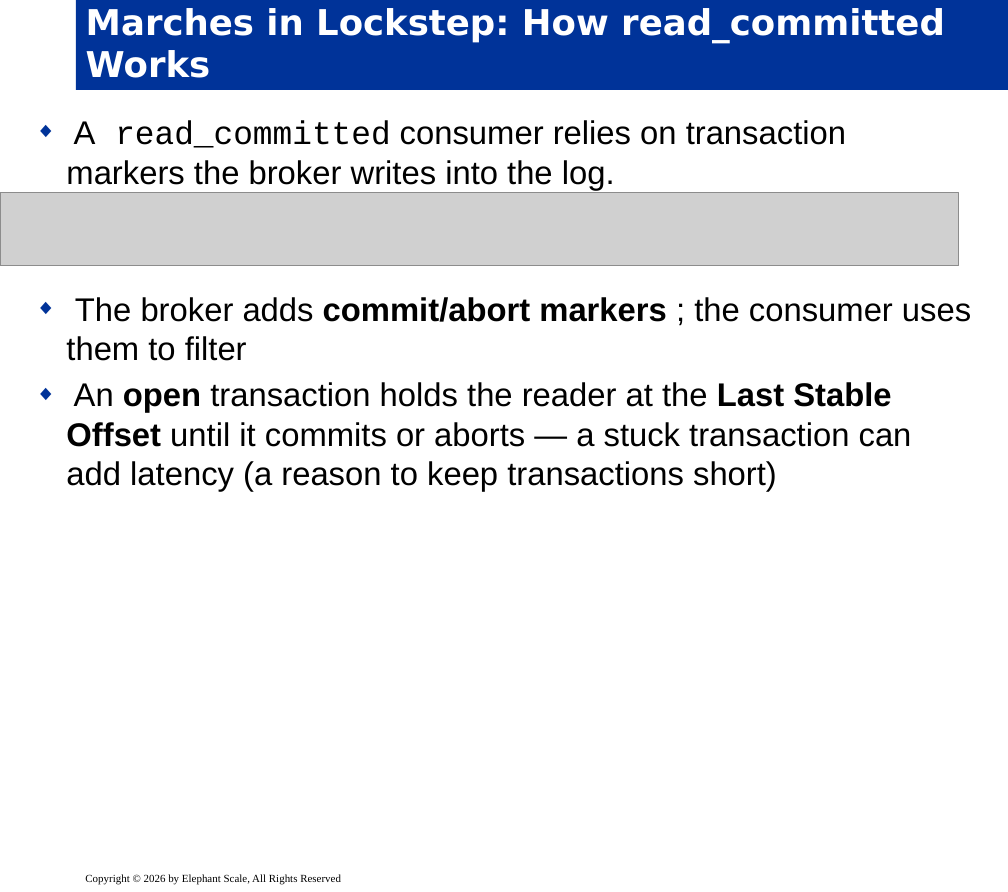
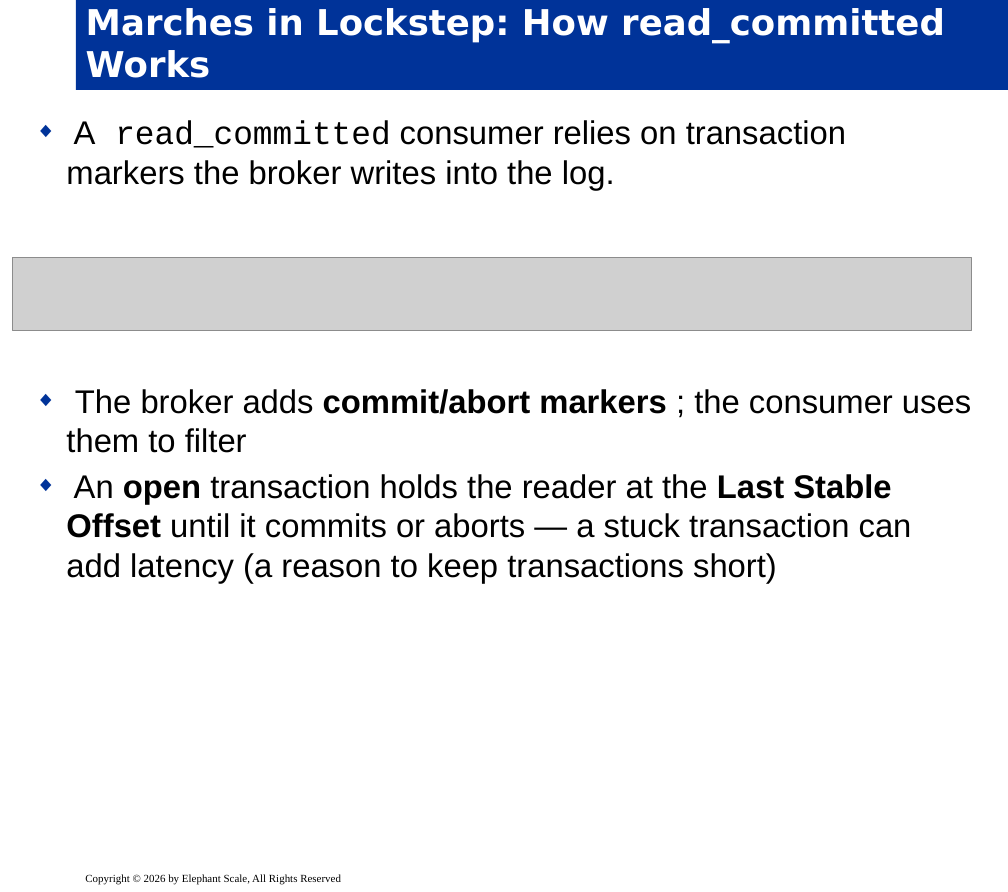
Before and after one commit to elephantscale/Apache-Kafka-for-Developers, a slide deck: slide 10 of slides/release/07__inter-3-delivery-transactions.pptx. Drawn at 1008x892 pixels with LibreOffice and Linux fonts; fonts in the diff are those of the drawing; grey boxes stand for pictures; background and template pictures are left out. Boxes give left, top, right and bottom in pixels: in the first picture for what was removed or moved away, otherwise in the second. Text is boxed around its words. In the diff, an @@ line names an element or a change of style, - is before the commit and + after.

```diff
--- a/slides/release/07__inter-3-delivery-transactions.pptx
+++ b/slides/release/07__inter-3-delivery-transactions.pptx
@@ text "A read_committed consumer relies on ..." rewrapped from [66, 120, 971, 492] to [66, 120, 971, 583] @@
@@ picture: place and size @@
-picture at [0, 193, 959, 266]
+picture at [12, 258, 971, 330]
```
Also in this commit, not shown: 7 other slides changed.
